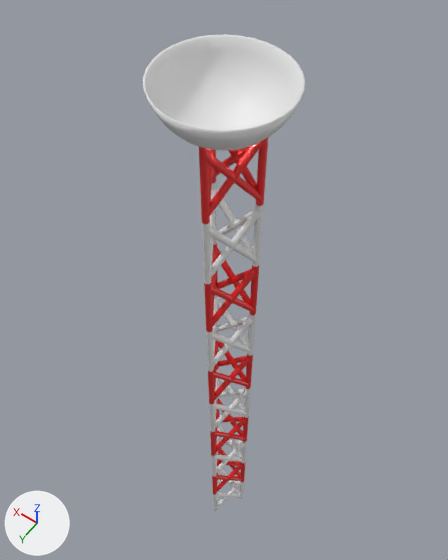
Renders of the Blender file Assets/ModeIs/radiotoweron.blend from each side of a commit.
Camera for both pictures: a 50 mm camera at (-18.2, -4.4, 36.5) aimed at (-9.2, -17.0, 16.7). Arrows for +X, +Y and +Z are at lower left; the lights stay in place.

Script lines for the objects in view, before the commit:
```python
me_cylinder_006 = bpy.data.meshes.new('Cylinder.006')
me_cylinder_006.from_pydata(...)  # 432 vertices, 252 faces; spans x -1.0..15.4, y -1.0..13.7, z -1.0..3.0
# faces by material slot: [126, 126]
me_cylinder_006.materials.append(mat_material_037)  # white #e7e7e7
me_cylinder_006.materials.append(mat_material_038)  # red #e70000
me_sphere = bpy.data.meshes.new('Sphere')
me_sphere.from_pydata(...)  # 450 vertices, 480 faces; spans x -1.82..0.14, y -0.98..0.98, z -0.95..-0.15
me_sphere.polygons.foreach_set('use_smooth', [True] * 480)
ob_cylinder_006 = bpy.data.objects.new('Cylinder.006', me_cylinder_006)
ob_cylinder_006.location = (-11.95, -14.83, 2.33)
ob_cylinder_006.scale = (0.11, 0.11, 1.31)
_m = ob_cylinder_006.modifiers.new('Array', 'ARRAY')
_m.count = 5
_m.relative_offset_displace = (0.0, 0.0, 1.0)
ob_sphere = bpy.data.objects.new('Sphere', me_sphere)
ob_sphere.location = (-9.62, -14.24, 28.66)
ob_sphere.rotation_euler = (-0.000985, -0.00804, 0.00652)  # degrees (-0.1, -0.5, 0.4)
ob_sphere.scale = (1.84, 1.84, 1.84)
```
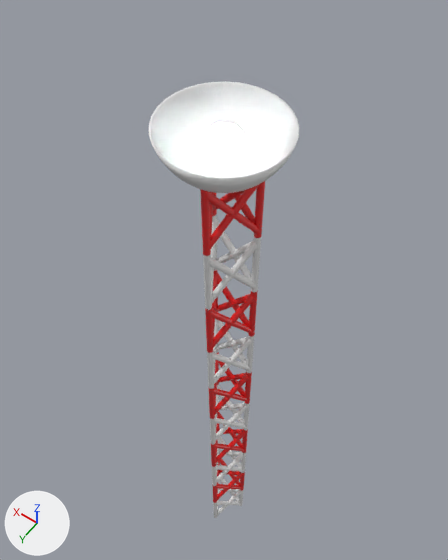
Diff of the bpy script that builds the scene:
```diff
--- a/Assets/ModeIs/radiotoweron.blend.py
+++ b/Assets/ModeIs/radiotoweron.blend.py
@@ me_cylinder_006 @@
 me_cylinder_006.from_pydata(...)  # 432 vertices, 252 faces; spans x -1.0..15.4, y -1.0..13.7, z -1.0..3.0
 # used by ob_cylinder_006; location = (-11.95, -14.83, 2.33); scale = (0.11, 0.11, 1.31)
+# me_cylinder_006 part 1: the whole mesh is moved by (0.0, 0.0, 10.9)
 me_cylinder_006.materials.append(mat_material_037)
@@ me_sphere @@
 me_sphere.from_pydata(...)  # 450 vertices, 480 faces; spans x -1.82..0.14, y -0.98..0.98, z -0.95..-0.15
 # used by ob_sphere; location = (-9.62, -14.24, 28.66); rotation_euler = (-0.000985, -0.00804, 0.00652), in degrees (-0.1, -0.5, 0.4); scale = (1.84, 1.84, 1.84)
+# me_sphere part 2: the whole mesh is moved by (0.06, -0.01, 7.7)
@@ ob_cylinder_006 @@
 ob_cylinder_006 = bpy.data.objects.new('Cylinder.006', me_cylinder_006)
-ob_cylinder_006.location = (-11.95, -14.83, 2.33)
+ob_cylinder_006.location = (-11.95, -14.83, -13.18)
 ob_cylinder_006.scale = (0.11, 0.11, 1.31)
@@ ob_sphere @@
 ob_sphere = bpy.data.objects.new('Sphere', me_sphere)
-ob_sphere.location = (-9.62, -14.24, 28.66)
+ob_sphere.location = (-9.62, -14.24, 13.15)
 ob_sphere.rotation_euler = (-0.000985, -0.00804, 0.00652)  # degrees (-0.1, -0.5, 0.4)
```

Changed parts and their boxes (x1, y1, x2, y2) in the pictures (448 x 560 px):
'Sphere', moved: before (143, 34, 305, 150); after (149, 81, 299, 193)
'Cylinder.006', moved: before (199, 138, 268, 511); after (200, 181, 265, 518)
